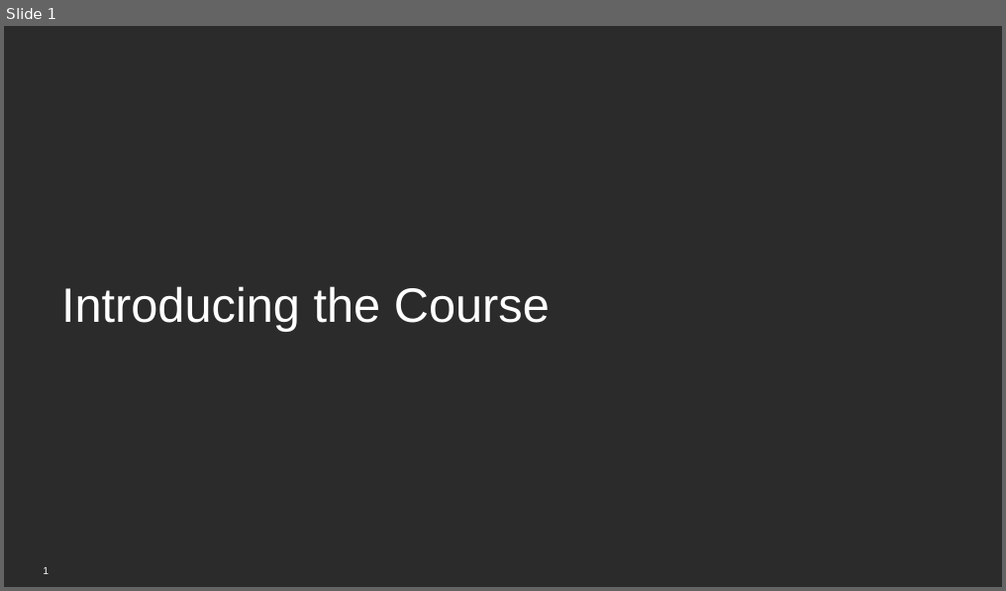
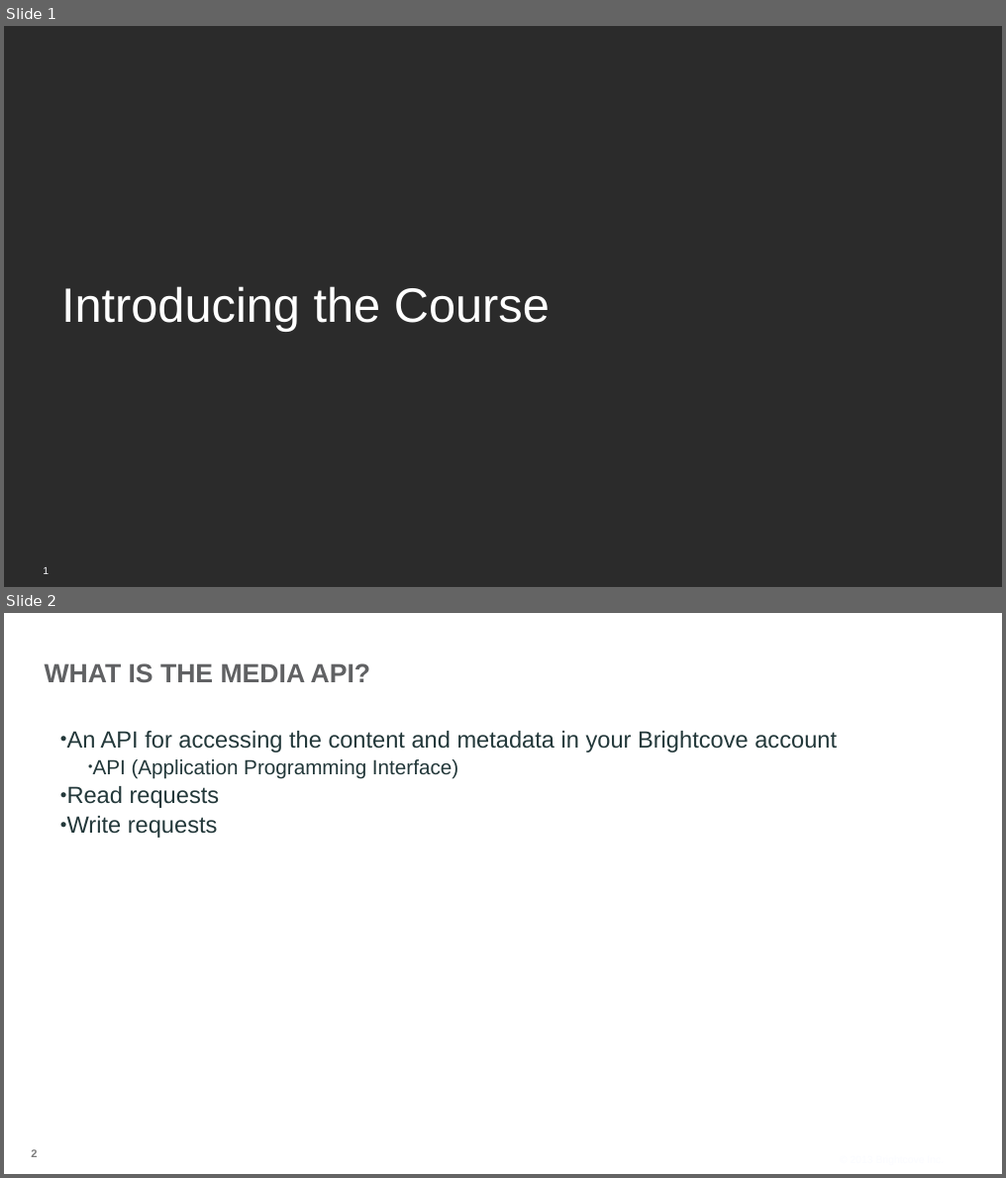
Before and after one commit to BrightcoveLearning/VideoCloudMediaAPI, a slide deck: VideoSessionsMaterials/Introducing.pptx. Shown one above the other, each under a label of ours: slide 1 before the commit, slides 1 and 2 after it. The pictures are 1006x591 and 1006x1178 pixels, drawn with LibreOffice and Linux fonts; fonts in the diff are those of the drawing; background and template pictures are left out; a plain dark background stands for a picture behind light text. Boxes give left, top, right and bottom in pixels: in the first picture for what was removed or moved away, otherwise in the second. Text is boxed around its words. In the diff, an @@ line names an element or a change of style, - is before the commit and + after.

```diff
--- a/VideoSessionsMaterials/Introducing.pptx
+++ b/VideoSessionsMaterials/Introducing.pptx
@@ slide 2 added at box(4, 613, 1002, 1174), background picture (left out) @@
@@ title added at box(45, 663, 371, 683), 36 pt, text #606163, bold @@
+WHAT IS THE MEDIA API?
@@ text added at box(67, 731, 837, 838), 32 pt, text #23383A @@
+• An API for accessing the content and metadata in your Brightcove account
+  • API (Application Programming Interface)
+• Read requests
+• Write requests
@@ page number added at box(31, 1150, 37, 1157), 15 pt, text #7B7B7B, bold @@
+2
@@ text added at box(835, 1152, 949, 1169), 14 pt, text #FBFCFF @@
+© 2013 Brightcove Inc.
```
Also in this commit, not shown: 2 slides changed, 1 other slide added, 2 slides removed.
